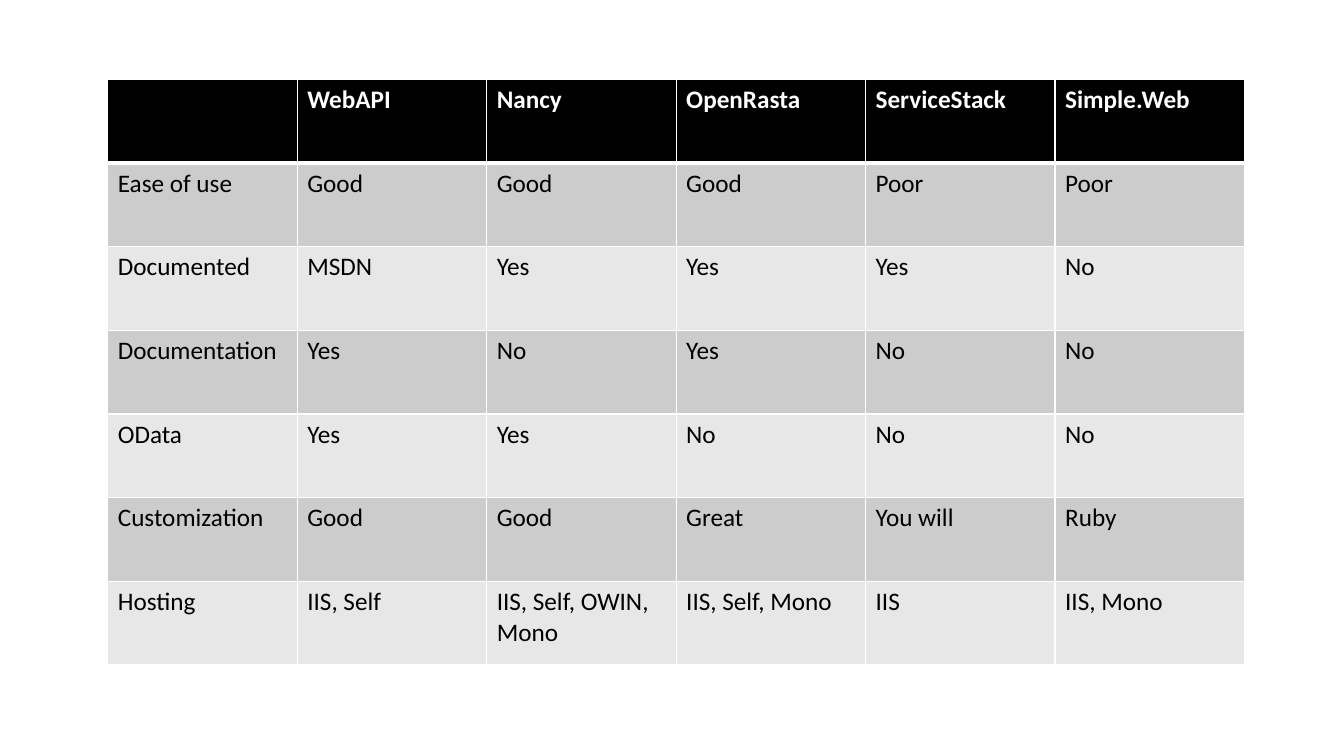
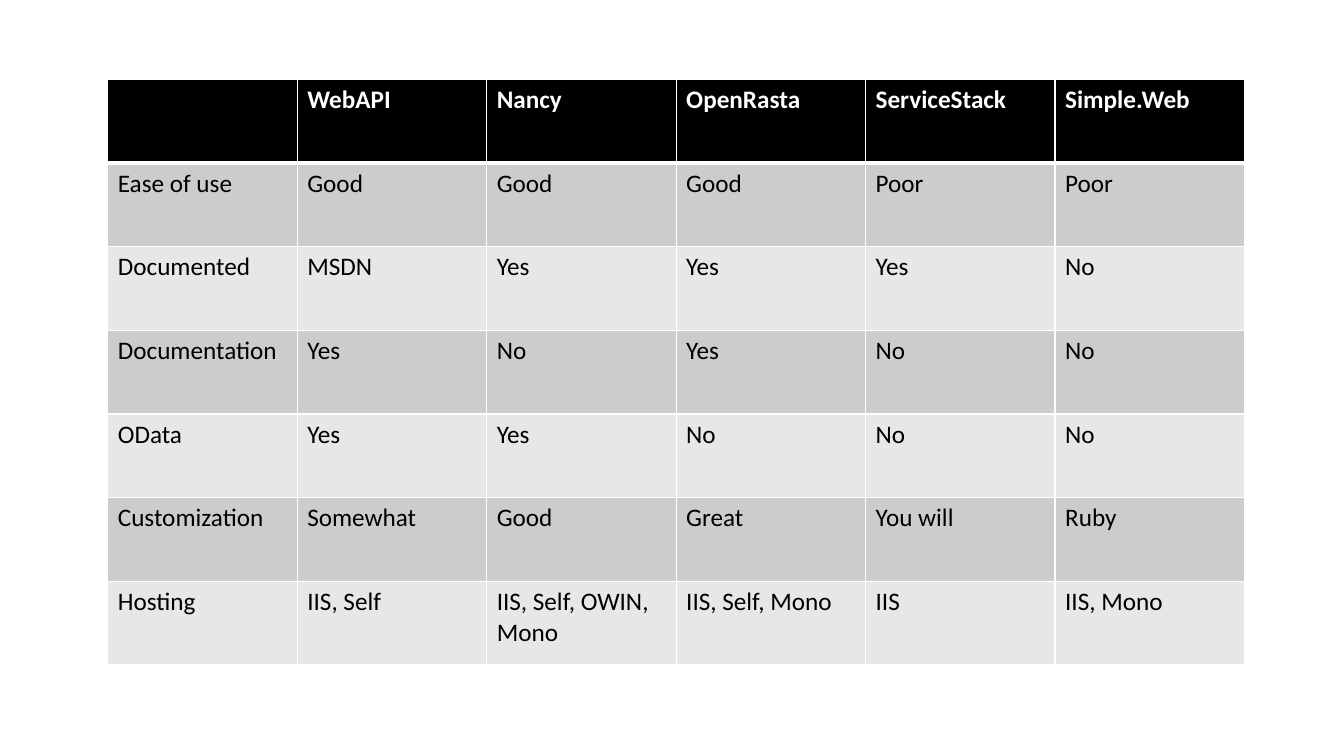
Before and after one commit to ifranto/APIDemo, a slide deck: slide 32 of Presentation/So you want an API.pptx. Drawn at 1344x756 pixels with LibreOffice and Linux fonts; fonts in the diff are those of the drawing. Boxes give left, top, right and bottom in pixels: in the first picture for what was removed or moved away, otherwise in the second. Text is boxed around its words. In the diff, an @@ line names an element or a change of style, - is before the commit and + after.

Commit message:
update presentation

```diff
--- a/Presentation/So you want an API.pptx
+++ b/Presentation/So you want an API.pptx
@@ table at (x1=108, y1=80, x2=1245, y2=665) @@
-row 6, column 2: Good
+row 6, column 2: Somewhat
```
Also in this commit, not shown: 4 other slides changed, 2 other files.
